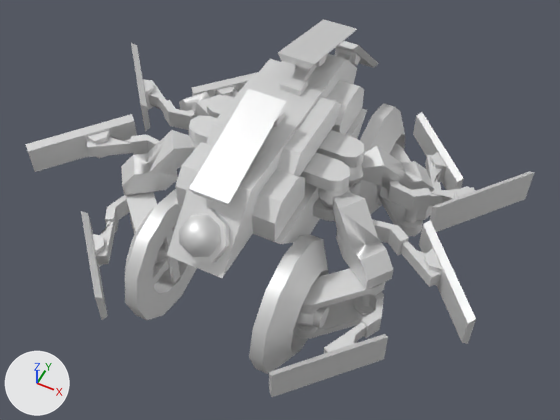
The glTF model glb/armjam.glb as it was, and as the next commit left it.
Camera for both pictures: a 50 mm camera at (20.5, -40.2, 55.7) aimed at (1.2, -1.6, 7.4). Lighting does not change. The marker at lower left points along +X, +Y and +Z. The first picture is the older version. Where no turn or scale is listed for an object, it has been applied to the vertices.

The first picture shows 'base', 'blleg', 'blthigh', 'blwheel', 'brleg', 'brthigh', 'eye', 'flleg', 'flthigh', 'flwheel', 'frleg', 'frthigh', 'frwheel'.
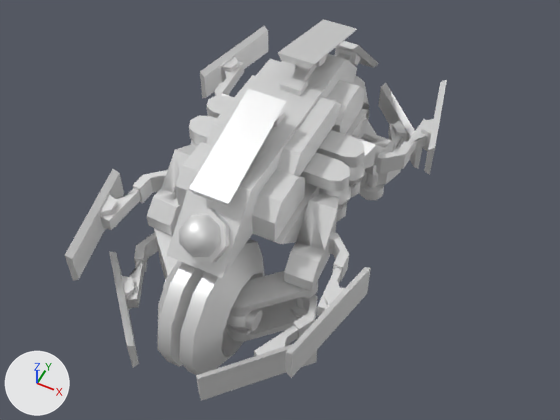
Where the change shows, as pixel boxes (x1, y1, x2, y2) in the pictures (560 x 420 px):
'flleg', moved: before (269, 268, 388, 397); after (196, 271, 318, 401)
'flthigh', turned: before (318, 186, 476, 344); after (284, 186, 371, 378)
'flwheel', moved: before (249, 235, 329, 374); after (179, 239, 264, 375)
'frthigh', turned: before (25, 114, 199, 195); after (65, 140, 199, 281)
'blthigh', turned: before (349, 146, 535, 232); after (349, 80, 447, 186)
'frwheel', moved: before (125, 189, 197, 320); after (157, 260, 205, 367)
'frleg', moved: before (81, 192, 169, 320); after (109, 228, 178, 368)
'blleg', moved: before (377, 112, 464, 236); after (358, 83, 422, 200)
'brthigh', turned: before (131, 43, 221, 131); after (200, 26, 268, 98)
'blwheel', moved (mostly hidden afterwards): before (357, 103, 405, 215); after (354, 76, 369, 120)
'brleg', moved (not visible afterwards): before (188, 72, 258, 136)

Edits to the bpy script that builds the scene:
```text
Change ob_blthigh:
    ob_blthigh.rotation_euler: (0.0, 0.0, 0.0) -> (0.0, 0.0, 0.896)  # degrees (0, 0, 0) -> degrees (0, 0, 51)
Change ob_blleg:
    ob_blleg.location: (10.72, 4.98, 5.74) -> (6.12, 7.46, 5.74)
Change ob_blwheel:
    ob_blwheel.location: (7.04, 8.66, 5.57) -> (2.44, 11.14, 5.57)
Change ob_flthigh:
    ob_flthigh.rotation_euler: (0.0, 0.0, 0.0) -> (0.0, 0.0, -0.896)  # degrees (0, 0, 0) -> degrees (0, 0, -51)
Change ob_flleg:
    ob_flleg.location: (10.71, -4.84, 5.54) -> (6.22, -7.38, 5.54)
Change ob_flwheel:
    ob_flwheel.location: (7.04, -8.58, 5.62) -> (2.55, -11.11, 5.62)
Change ob_brthigh:
    ob_brthigh.rotation_euler: (0.0, 0.0, 0.0) -> (0.0, 0.0, -0.896)  # degrees (0, 0, 0) -> degrees (0, 0, -51)
Change ob_brleg:
    ob_brleg.location: (-10.71, 4.89, 5.65) -> (-6.17, 7.41, 5.65)
Change ob_frthigh:
    ob_frthigh.rotation_euler: (0.0, 0.0, 0.0) -> (0.0, 0.0, 0.896)  # degrees (0, 0, 0) -> degrees (0, 0, 51)
Change ob_frleg:
    ob_frleg.location: (-10.71, -4.89, 5.65) -> (-6.13, -7.38, 5.65)
Change ob_frwheel:
    ob_frwheel.location: (-7.04, -8.6, 5.65) -> (-2.45, -11.09, 5.65)
```
